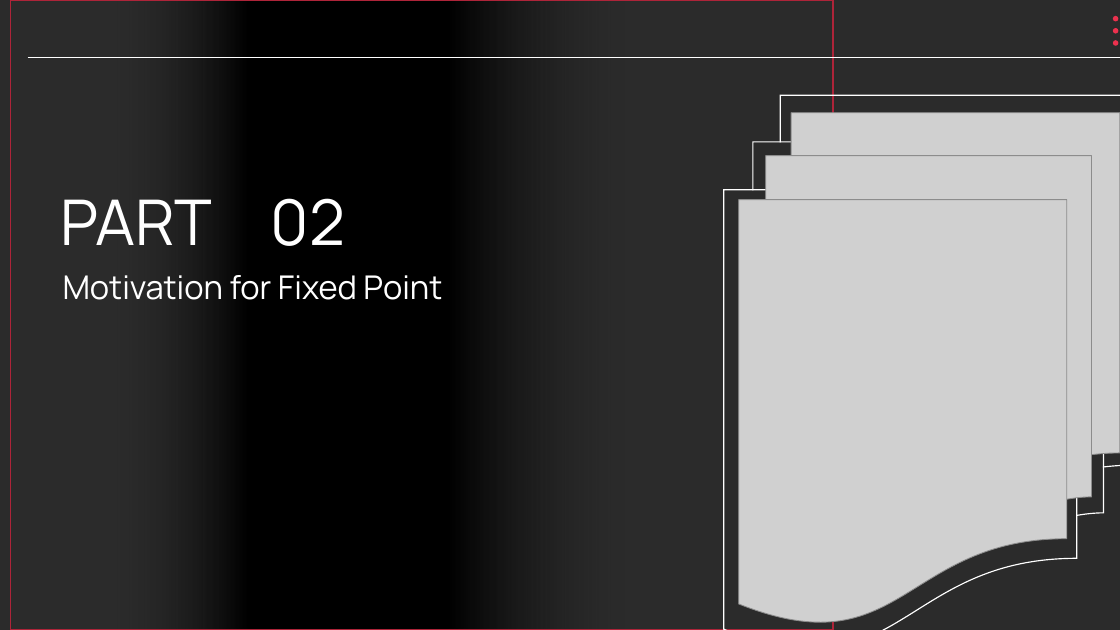
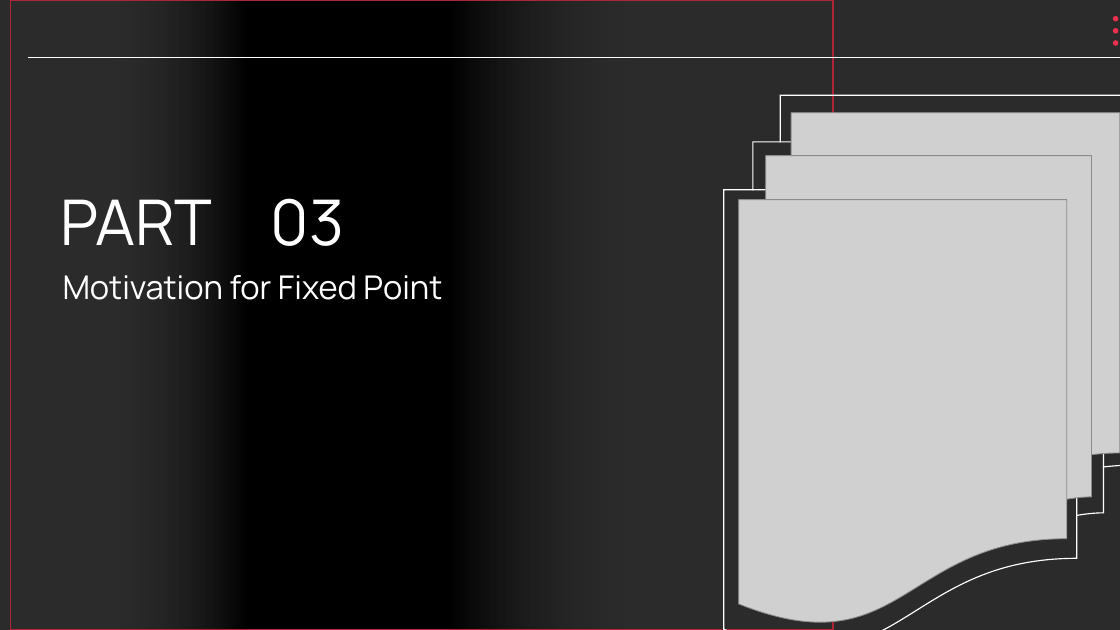
Before and after one commit to chbsaikiran/CBIT-DSP-SEMINAR-RELATED, a slide deck: slide 35 of Slides/From Theory to Code_ Fixed-Point FIR Filter Design and Speech Quality Evaluation.pptx (slide 30 before the commit). Drawn at 1120x630 pixels with LibreOffice and Linux fonts; fonts in the diff are those of the drawing; grey boxes stand for pictures; background and template pictures are left out; a plain dark background stands for a picture behind light text. Boxes give left, top, right and bottom in pixels: in the first picture for what was removed or moved away, otherwise in the second. Text is boxed around its words. In the diff, an @@ line names an element or a change of style, - is before the commit and + after.

```diff
--- a/Slides/From Theory to Code_ Fixed-Point FIR Filter Design and Speech Quality Evaluation.pptx
+++ b/Slides/From Theory to Code_ Fixed-Point FIR Filter Design and Speech Quality Evaluation.pptx
@@ text at [271,198,344,246]: text changed @@
-02
+03
```
Also in this commit, not shown: 3 other slides changed, 3 slides added.
